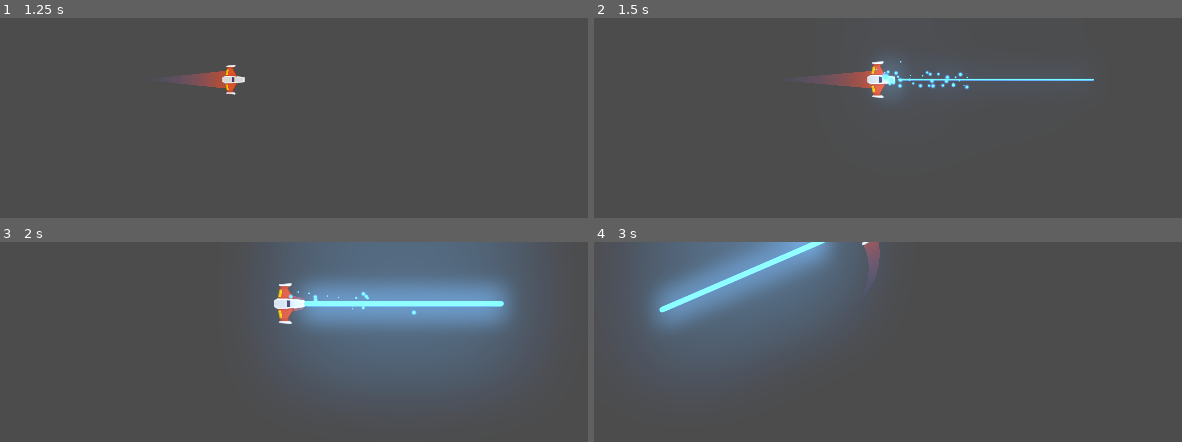
Above: before the commit, frames 1-4 (two rows, left to right).
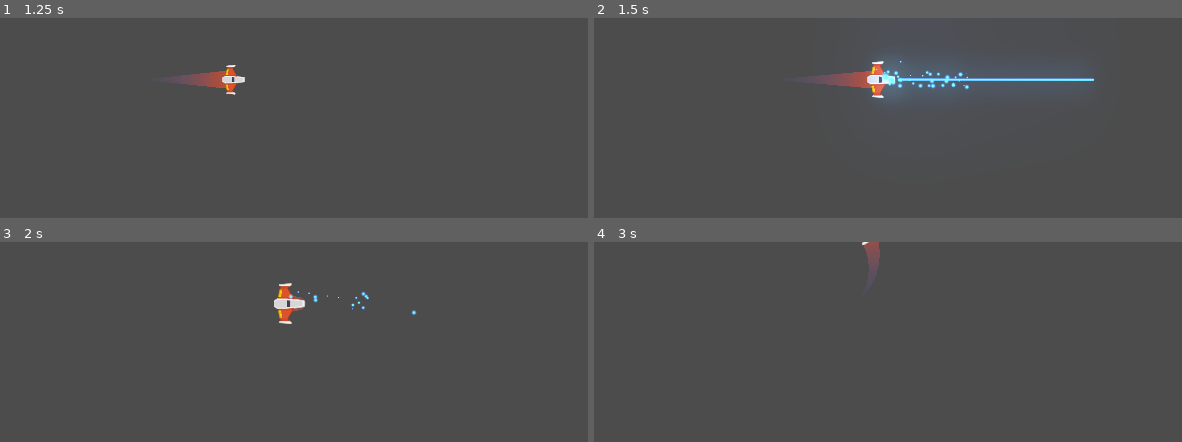
Above: after the commit, the same moments.

Repository: rominaBr/Meteoritos
Game: Godot game, scene res://Juegos/Niveles/NivelTest.tscn
Same seed, same stepped clock (60 frames per second), same inputs: the game is played once before the commit and once after it. The engine's default icon, where the game draws it, is replaced by a stand-in: a white triangle on a blue panel in a dark square.
Inputs (mouse positions are in pixels of both pictures, inside the frame that each line leads up to):
- Up to frame 1 (1.25 s): move the mouse to (outside the picture) at 0.52 s; press the mouse at (outside the picture) at 0.53 s; hold W (mover_adelante) from 0.53 s (still down)
- Up to frame 2 (1.5 s): move the mouse to (outside the picture) at 1.27 s; release W (mover_adelante) at 1.28 s; release the mouse at (outside the picture) at 1.28 s; hold S (mover_atras) from 1.28 s (still down); right-click (outside the picture) at 1.35 s
- Up to frame 3 (2 s): keep holding S (mover_atras)
- Up to frame 4 (3 s): move the mouse to (1076, 368) at 2.02 s; release S (mover_atras) at 2.03 s; hold A (rotar_antihorario) 2.03-2.78 s; hold W (mover_adelante) from 2.03 s (still down); move the mouse to (outside the picture) at 2.77 s; tap D (rotar_horario) at 2.85 s

Frame 1 is identical in both runs. In frame 2, 0.3% of the frame differs, in the area x 51-86%, y 30-32%; in frame 3, 30%, in the area x 46-91%, y 0-75%; in frame 4, 20%.

Commit message:
Generando Daño (Disparo Secundario)

Diff:
--- a/Juegos/AreaColision.gd
+++ b/Juegos/AreaColision.gd
@@ -1,5 +1,4 @@
 extends Area2D
 
 func recibir_danio(danio:float):
-	print(danio)
 	owner.recibir_danio(danio)
--- a/Juegos/Proyectiles/Laser/LaserBeam2D.gd
+++ b/Juegos/Proyectiles/Laser/LaserBeam2D.gd
@@ -15,6 +15,7 @@
 # It plays appearing and disappearing animations when it's not animating.
 # See `appear()` and `disappear()` for more information.
 var is_casting := false setget set_is_casting
+var radio_danio: float = 4.0
 
 onready var fill := $FillLine2D
 onready var tween := $Tween
@@ -33,7 +34,7 @@
 
 func _physics_process(delta: float) -> void:
 	cast_to = (cast_to + Vector2.RIGHT * cast_speed * delta).clamped(max_length)
-	cast_beam()
+	cast_beam(delta)
 
 
 func set_is_casting(cast: bool) -> void:
@@ -56,7 +57,7 @@
 
 # Controls the emission of particles and extends the Line2D to `cast_to` or the ray's
 # collision point, whichever is closest.
-func cast_beam() -> void:
+func cast_beam(delta:float) -> void:
 	var cast_point := cast_to
 
 	force_raycast_update()
@@ -66,6 +67,8 @@
 		cast_point = to_local(get_collision_point())
 		collision_particles.global_rotation = get_collision_normal().angle()
 		collision_particles.position = cast_point
+		if get_collider().has_method("recibir_danio"):
+			get_collider().recibir_danio(radio_danio * delta)
 
 	fill.points[1] = cast_point
 	beam_particles.position = cast_point * 0.5
@@ -82,5 +85,5 @@
 func disappear() -> void:
 	if tween.is_active():
 		tween.stop_all()
-	tween.interpolate_property(fill, "width", fill.width, 0, growth_time)
+	tween.interpolate_property(fill, "width", fill.width, 0, growth_time *2)
 	tween.start()
--- a/Juegos/Proyectiles/Laser/LaserBeam2D.tscn
+++ b/Juegos/Proyectiles/Laser/LaserBeam2D.tscn
@@ -63,7 +63,10 @@
 [node name="LaserBeam2D" type="RayCast2D"]
 enabled = true
 cast_to = Vector2( 0, 0 )
+collision_mask = 6
+collide_with_areas = true
 script = ExtResource( 1 )
+max_length = 1200.0
 
 [node name="FillLine2D" type="Line2D" parent="."]
 modulate = Color( 1.5, 1.5, 1.5, 1 )
